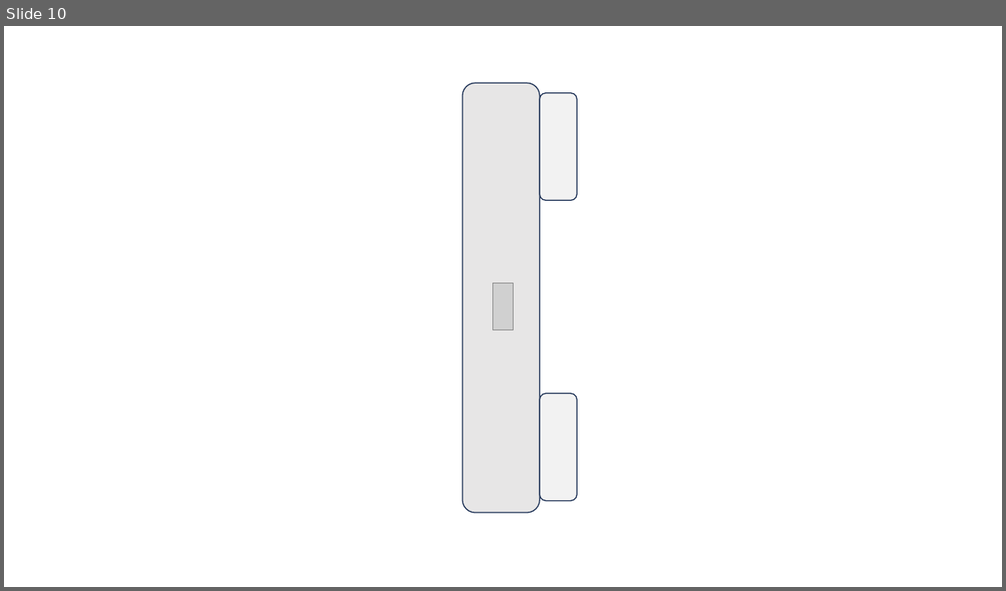
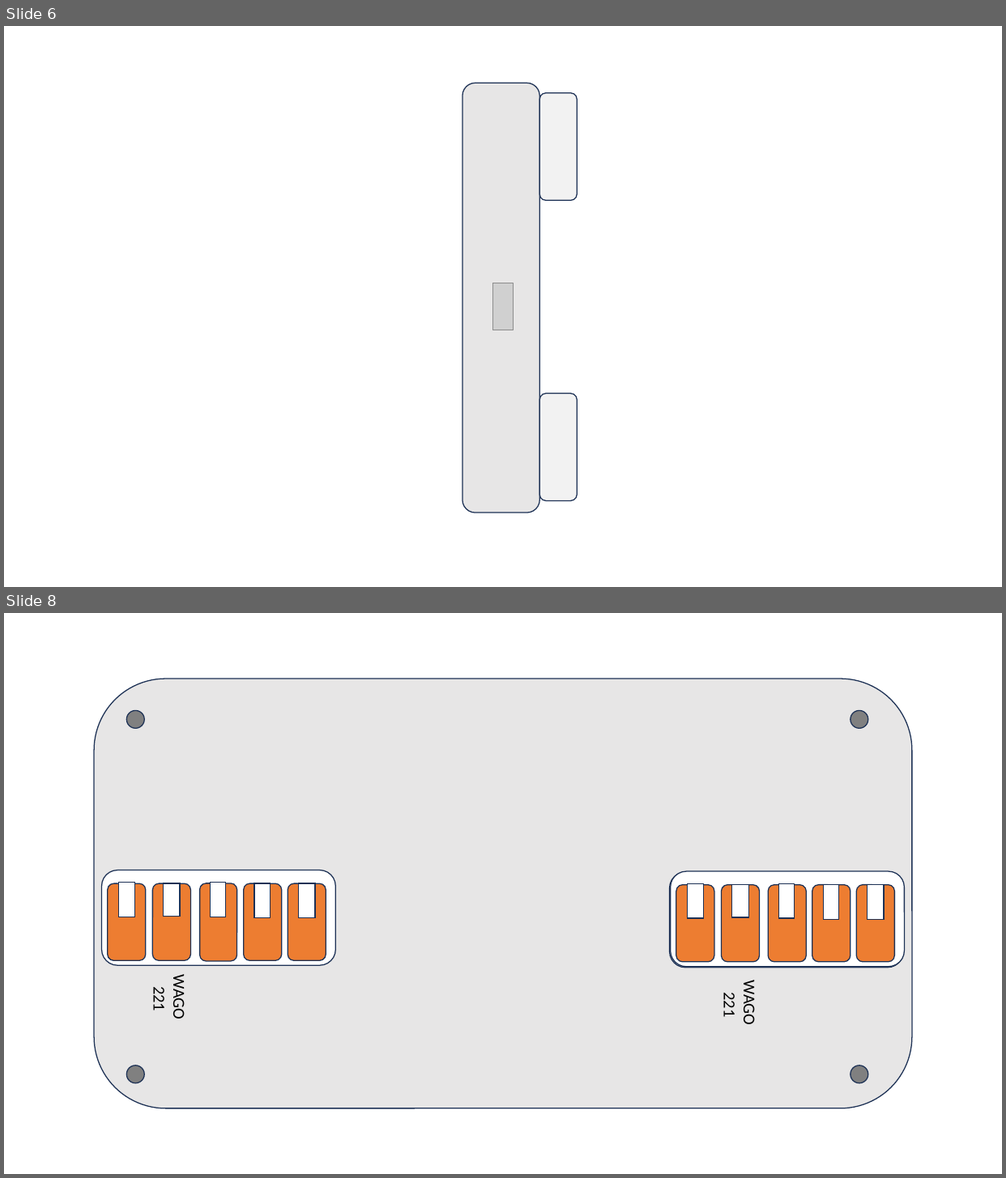
Before and after one commit to wago-enterprise-education/praktikum-vier-gewinnt, a slide deck: doc/Prototyp_3.pptx. Shown one above the other, each under a label of ours: slide 10 before the commit, slides 6 and 8 after it; the slides between them are not shown. The pictures are 1006x591 and 1006x1178 pixels, drawn with LibreOffice and Linux fonts; fonts in the diff are those of the drawing; grey boxes stand for pictures. Boxes give left, top, right and bottom in pixels: in the first picture for what was removed or moved away, otherwise in the second. Text is boxed around its words. In the diff, an @@ line names an element or a change of style, - is before the commit and + after.

```diff
--- a/doc/Prototyp_3.pptx
+++ b/doc/Prototyp_3.pptx
@@ slide 8 added at (4,613,1002,1174), background #FFFFFF @@
@@ rounded rectangle added at (94,679,912,1109), fill #E7E6E6, outline #1E3256 1 pt @@
@@ ellipse added at (127,710,145,728), fill #808080, outline #1E3256 1 pt @@
@@ ellipse added at (850,710,868,728), fill #808080, outline #1E3256 1 pt @@
@@ rounded rectangle added at (101,871,335,965), fill #FFFFFF, outline #1E3256 1 pt @@
@@ rounded rectangle added at (670,873,903,968), fill #FFFFFF, outline #1E3256 1 pt @@
@@ rounded rectangle added at (671,871,904,966), fill #FFFFFF, outline #1E3256 1 pt @@
@@ rounded rectangle added at (108,884,146,961), fill #ED7D31, outline #1E3256 1 pt @@
@@ rectangle added at (118,883,135,917), fill #FFFFFF, outline #1E3256 1 pt @@
@@ rounded rectangle added at (152,884,190,961), fill #ED7D31, outline #1E3256 1 pt @@
@@ rectangle added at (164,884,180,916), fill #FFFFFF, outline #1E3256 1 pt @@
@@ rounded rectangle added at (199,884,236,961), fill #ED7D31, outline #1E3256 1 pt @@
@@ rectangle added at (210,883,226,917), fill #FFFFFF, outline #1E3256 1 pt @@
@@ rounded rectangle added at (244,884,282,961), fill #ED7D31, outline #1E3256 1 pt @@
@@ rectangle added at (254,884,270,918), fill #FFFFFF, outline #1E3256 1 pt @@
@@ rounded rectangle added at (288,884,326,961), fill #ED7D31, outline #1E3256 1 pt @@
@@ rectangle added at (299,884,315,918), fill #FFFFFF, outline #1E3256 1 pt @@
@@ rounded rectangle added at (676,884,714,962), fill #ED7D31, outline #1E3256 1 pt @@
@@ rectangle added at (688,884,704,918), fill #FFFFFF, outline #1E3256 1 pt @@
@@ rounded rectangle added at (721,884,760,962), fill #ED7D31, outline #1E3256 1 pt @@
@@ rectangle added at (732,884,749,918), fill #FFFFFF, outline #1E3256 1 pt @@
@@ rounded rectangle added at (769,884,807,962), fill #ED7D31, outline #1E3256 1 pt @@
@@ rectangle added at (779,884,795,918), fill #FFFFFF, outline #1E3256 1 pt @@
@@ rounded rectangle added at (812,884,850,962), fill #ED7D31, outline #1E3256 1 pt @@
@@ rectangle added at (823,884,839,919), fill #FFFFFF, outline #1E3256 1 pt @@
@@ rounded rectangle added at (857,884,895,962), fill #ED7D31, outline #1E3256 1 pt @@
@@ rectangle added at (867,884,884,919), fill #FFFFFF, outline #1E3256 1 pt @@
@@ text added at (149,979,189,1019), 16 pt, text #000000 @@
+WAGO 221
@@ text added at (719,985,760,1024), 16 pt, text #000000 @@
+WAGO 221
@@ ellipse added at (127,1066,145,1084), fill #808080, outline #1E3256 1 pt @@
@@ ellipse added at (850,1066,868,1084), fill #808080, outline #1E3256 1 pt @@
@@ what was slide 10 is now slide 6 @@
```
Also in this commit, not shown: 5 slides changed, 1 other slide added, 4 slides removed.
